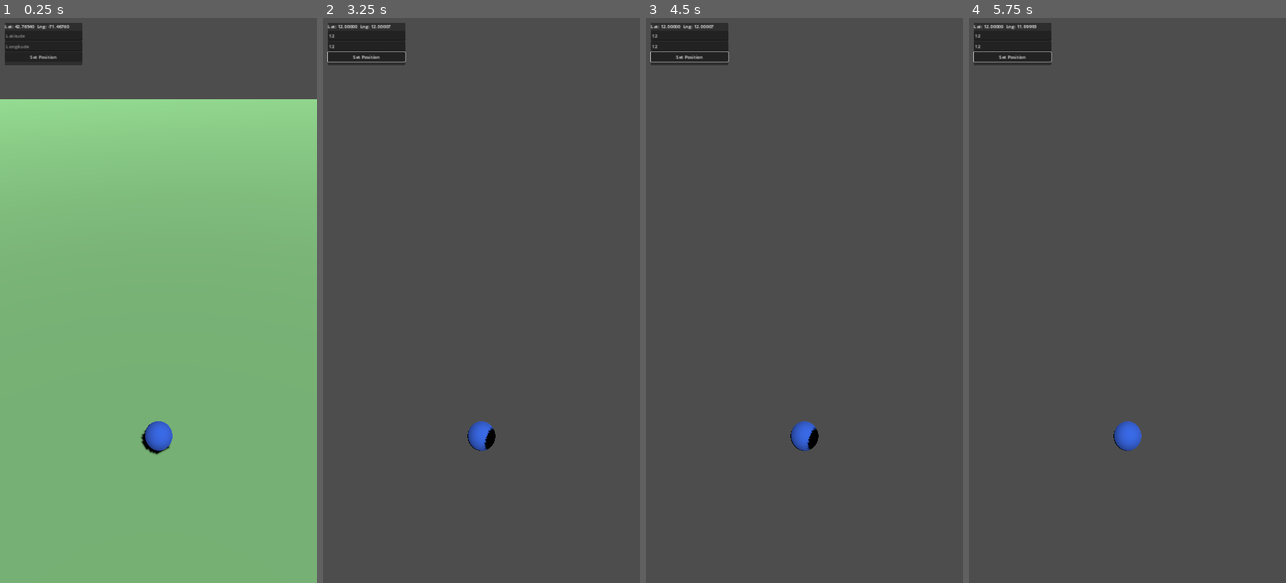
Above: before the commit, frames 1-4 (left to right).
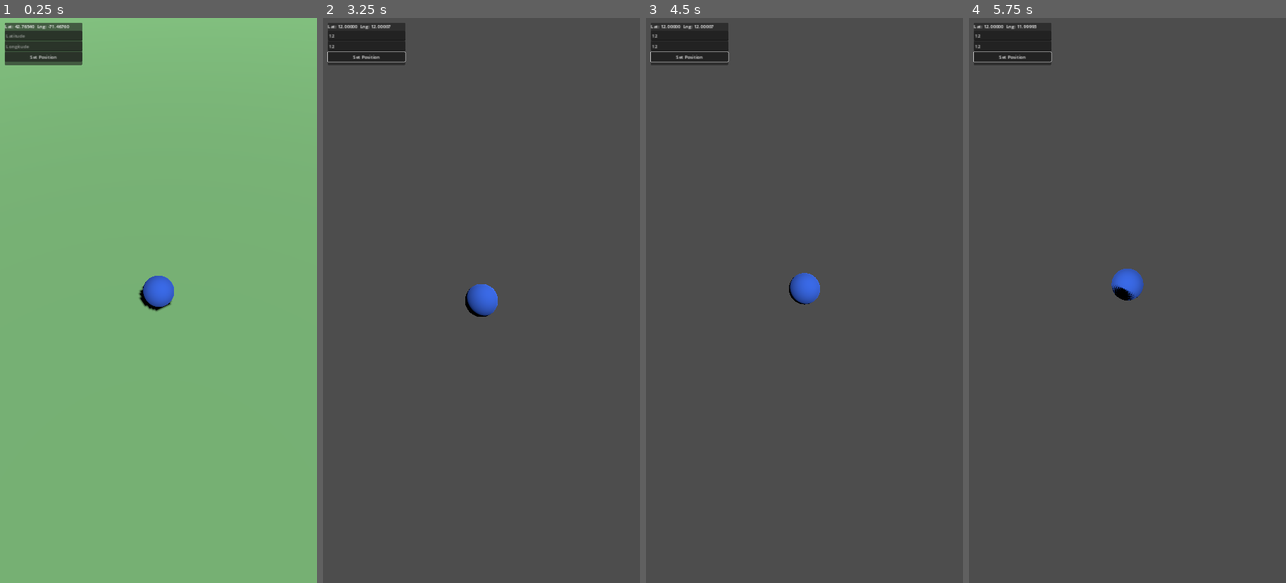
Above: after the commit, the same moments.

Repository: Dominic339/Shared-Skies
Game: Godot game, scene res://scenes/Main.tscn
Two runs of this game, one before a commit and one after it. Both use one fixed random seed, a clock stepped at 60 frames per second and the inputs below.
Inputs (mouse positions are in pixels of both pictures, inside the frame that each line leads up to):
- Up to frame 1 (0.25 s): no input
- Up to frame 2 (3.25 s): click (367, 34) at 0.52 s; type "12" at 0.6 s; click (367, 46) at 0.75 s; type "12" at 0.83 s; click "Set Position" at 1.25 s; tap Enter at 2 s; move the mouse to (551, 272) at 2.02 s; hold D 2.03-2.75 s; click (551, 272) at 2.17 s; drag from (418, 328) to (465, 413) at 2.77 s
- Up to frame 3 (4.5 s): tap Space at 3.5 s; move the mouse to (836, 176) at 3.52 s; hold D 3.53-4.25 s; click (836, 176) at 3.67 s; drag from (788, 413) to (709, 215) at 4.27 s
- Up to frame 4 (5.75 s): tap Enter at 5 s; move the mouse to (1222, 385) at 5.02 s; hold A from 5.03 s (still down); click (1222, 385) at 5.17 s

The runs differ from the first frame. In frame 1, 21% of the frame differs, in the area x 0-100%, y 0-78%; in frame 2, 0.8%; in frame 3, 0.8%; in frame 4, 0.8%.

Commit message:
Replace hand-authored camera transform with a live orbit camera
The old Camera3D used a hand-computed rotation matrix (written
without a Godot instance to verify it against) offset from a
CameraRig that just tracked the player's position. In the actual
played build this framed nothing recognizable -- no horizon, no
player marker -- which is consistent with that matrix being wrong,
not just a feel issue.

Replaced it with orbit_camera.gd: every frame it recomputes the
camera's position from (yaw, fixed pitch, zoom) around the player and
calls look_at() on the player directly, so it's mathematically
guaranteed to be aimed correctly regardless of any authored numbers.
Drag orbits freely around the player (mouse or touch-drag), scroll or
pinch zooms within a clamped 6-20 unit range -- matching the
Pokemon-GO-style map camera behavior asked for, and removing the
now-redundant CameraRig node in the process.

Co-Authored-By: Claude Sonnet 5 <noreply@anthropic.com>
Claude-Session: https://claude.ai/code/session_01AHmiCVGuG2bKpEKrF4VL2r

Diff:
--- a/client/scenes/Main.tscn
+++ b/client/scenes/Main.tscn
@@ -1,7 +1,8 @@
-[gd_scene load_steps=7 format=3]
+[gd_scene load_steps=8 format=3]
 
 [ext_resource type="Script" path="res://scripts/main.gd" id="1"]
 [ext_resource type="Script" path="res://scripts/dev_location_ui.gd" id="2"]
+[ext_resource type="Script" path="res://scripts/orbit_camera.gd" id="3"]
 
 [sub_resource type="PlaneMesh" id="PlaneMesh_1"]
 size = Vector2(200, 200)
@@ -27,11 +28,9 @@
 transform = Transform3D(0.866025, -0.433013, 0.25, 0, 0.5, 0.866025, -0.5, -0.75, 0.433013, 0, 5, 0)
 shadow_enabled = true
 
-[node name="CameraRig" type="Node3D" parent="."]
-
-[node name="Camera3D" type="Camera3D" parent="CameraRig"]
-transform = Transform3D(1, 0, 0, 0, 0.819152, 0.573576, 0, -0.573576, 0.819152, 0, 12, 8)
+[node name="Camera3D" type="Camera3D" parent="."]
 current = true
+script = ExtResource("3")
 
 [node name="PlayerMarker" type="Node3D" parent="."]
 
--- a/client/scripts/main.gd
+++ b/client/scripts/main.gd
@@ -1,6 +1,6 @@
 extends Node3D
 
-@onready var camera_rig: Node3D = $CameraRig
+@onready var camera: Camera3D = $Camera3D
 @onready var player_marker: Node3D = $PlayerMarker
 
 
@@ -13,4 +13,4 @@
 
 func _process(_delta: float) -> void:
 	player_marker.position = GeoProjection.to_local(DevLocation.current_lat, DevLocation.current_lng)
-	camera_rig.global_position = player_marker.global_position
+	camera.update_around(player_marker.global_position)
--- /dev/null
+++ b/client/scripts/orbit_camera.gd
@@ -0,0 +1,46 @@
+extends Camera3D
+
+# Pokemon-GO-style map camera: orbits freely around the player via drag,
+# zooms within a clamped range via scroll/pinch, and always looks straight
+# at the player -- position/orientation are fully recomputed every frame
+# from (yaw, pitch, zoom) rather than relying on a hand-authored transform,
+# so there's no way for the camera to end up aimed somewhere wrong.
+
+@export var min_zoom: float = 6.0
+@export var max_zoom: float = 20.0
+@export var pitch_degrees: float = 55.0
+@export var drag_degrees_per_pixel: float = 0.3
+@export var zoom_step: float = 1.5
+
+var yaw_degrees: float = 0.0
+var zoom: float = 12.0
+
+var _dragging: bool = false
+
+
+func _unhandled_input(event: InputEvent) -> void:
+	if event is InputEventMouseButton:
+		if event.button_index == MOUSE_BUTTON_LEFT:
+			_dragging = event.pressed
+		elif event.button_index == MOUSE_BUTTON_WHEEL_UP:
+			zoom = clampf(zoom - zoom_step, min_zoom, max_zoom)
+		elif event.button_index == MOUSE_BUTTON_WHEEL_DOWN:
+			zoom = clampf(zoom + zoom_step, min_zoom, max_zoom)
+	elif event is InputEventMouseMotion and _dragging:
+		yaw_degrees -= event.relative.x * drag_degrees_per_pixel
+	elif event is InputEventScreenDrag:
+		yaw_degrees -= event.relative.x * drag_degrees_per_pixel
+	elif event is InputEventMagnifyGesture:
+		zoom = clampf(zoom / event.factor, min_zoom, max_zoom)
+
+
+func update_around(target_global_position: Vector3) -> void:
+	var pitch_rad := deg_to_rad(pitch_degrees)
+	var yaw_rad := deg_to_rad(yaw_degrees)
+	var offset := Vector3(
+		zoom * cos(pitch_rad) * sin(yaw_rad),
+		zoom * sin(pitch_rad),
+		zoom * cos(pitch_rad) * cos(yaw_rad)
+	)
+	global_position = target_global_position + offset
+	look_at(target_global_position, Vector3.UP)
